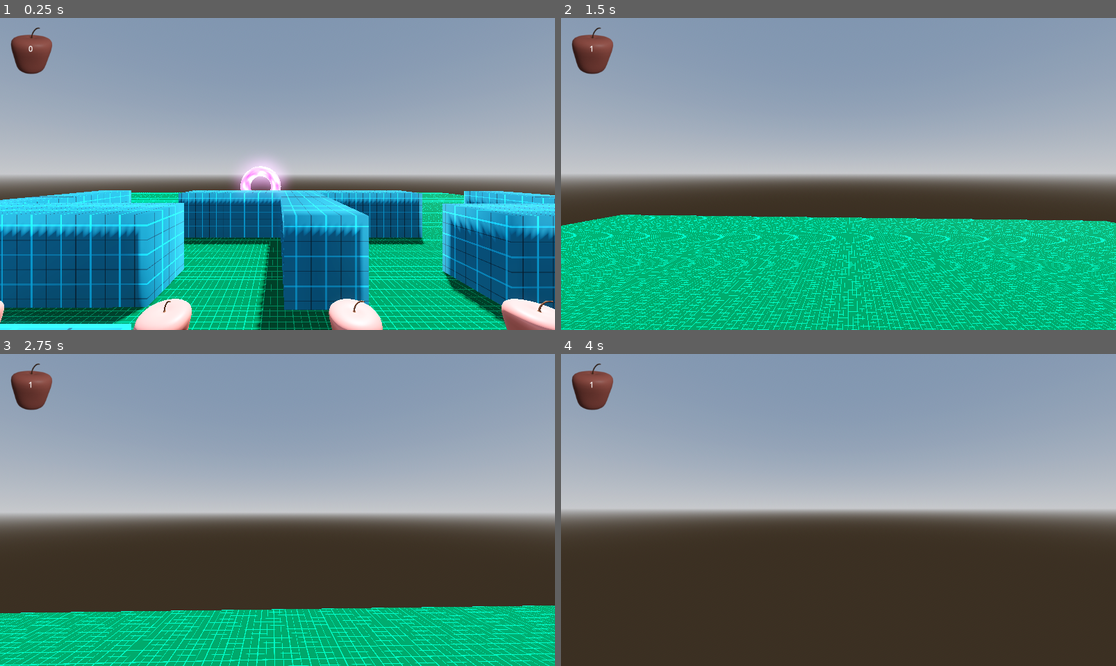
Above: before the commit, frames 1-4 (two rows, left to right).
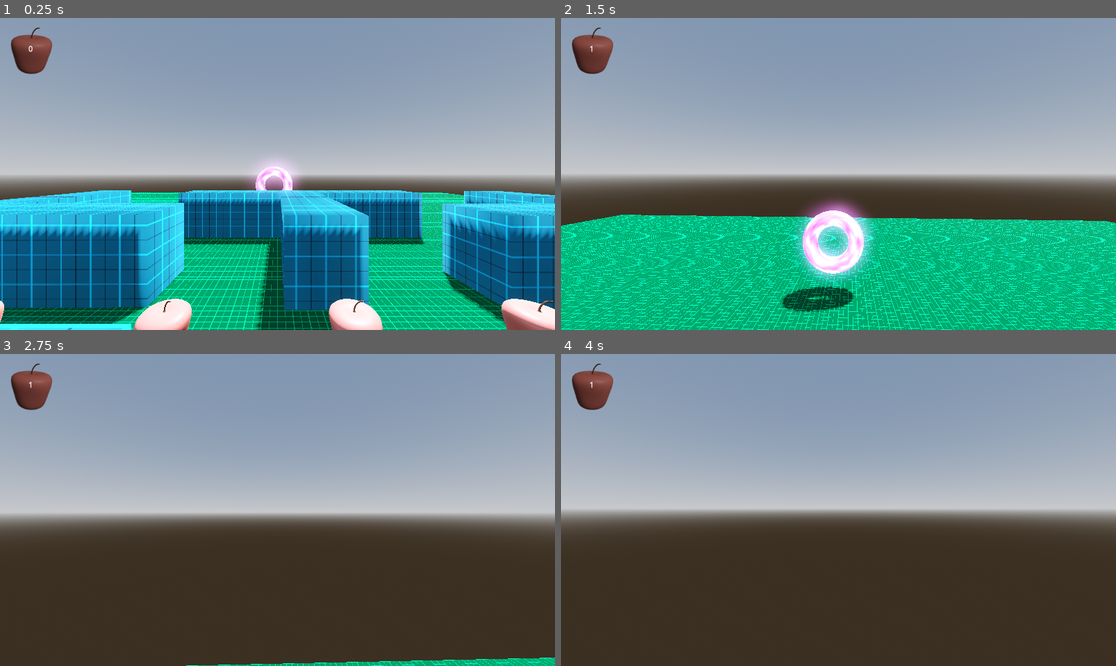
Above: after the commit, the same moments.

Repository: owenbmcc/3D_Game_Template
Game: Godot game, scene res://Scenes/Levels/pac_man_scene.tscn
Same seed, same stepped clock (60 frames per second), same inputs: the game is played once before the commit and once after it. This scene is started directly instead of the project's main scene.
Inputs (mouse positions are in pixels of both pictures, inside the frame that each line leads up to):
- Up to frame 1 (0.25 s): no input
- Up to frame 2 (1.5 s): move the mouse to (866, 174) at 0.52 s; hold W (move_forward) from 0.53 s (still down); tap F (pickup) at 0.6, 1.35 s; tap Space (jump) at 0.77 s; move the mouse to (810, 174) at 1.27 s
- Up to frame 3 (2.75 s): keep holding W (move_forward); tap Space (jump) at 1.52 s; move the mouse to (288, 503) at 2.02 s; click (288, 503) at 2.1 s; tap F (pickup) at 2.3 s
- Up to frame 4 (4 s): keep holding W (move_forward); move the mouse to (832, 516) at 2.77 s; tap F (pickup) at 2.85, 3.6 s; tap Space (jump) at 3.02, 3.77 s; tap Enter at 3.5 s; move the mouse to (877, 513) at 3.52 s

The runs differ from the first frame. In frame 1, 0.8% of the frame differs, in the area x 42-55%, y 46-58%; in frame 2, 3.9%; in frame 3, 18%, in the area x 0-100%, y 80-100%; in frame 4, nothing differs.

Commit message:
adds enemy patrol, hitbox, player attack

Diff:
--- a/Scenes/Components/ghost.tscn
+++ b/Scenes/Components/ghost.tscn
@@ -1,15 +1,24 @@
-[gd_scene load_steps=5 format=3 uid="uid://kr2wyn6vrgb3"]
+[gd_scene load_steps=9 format=3 uid="uid://kr2wyn6vrgb3"]
 
 [ext_resource type="Script" path="res://Scripts/enemy.gd" id="1_ih4s8"]
+[ext_resource type="PackedScene" uid="uid://cur5g44hr682u" path="res://Scenes/UI/splash_menu.tscn" id="2_jgd8y"]
 [ext_resource type="Material" uid="uid://01e6apmink3c" path="res://Materials/new_material.tres" id="2_x4idn"]
+[ext_resource type="AudioStream" uid="uid://pmwnihnrxd5t" path="res://Audio/pickup.wav" id="3_hsmgn"]
 
 [sub_resource type="TorusMesh" id="TorusMesh_a40jd"]
 
 [sub_resource type="SphereShape3D" id="SphereShape3D_jccpp"]
 
+[sub_resource type="BoxShape3D" id="BoxShape3D_03ycq"]
+size = Vector3(1, 1, 8.70068)
+
+[sub_resource type="BoxShape3D" id="BoxShape3D_4qiwl"]
+size = Vector3(1, 1, 0.331238)
+
 [node name="Ghost" type="CharacterBody3D" groups=["enemies"]]
 collision_layer = 32
 script = ExtResource("1_ih4s8")
+game_over_scene = ExtResource("2_jgd8y")
 
 [node name="MeshInstance3D" type="MeshInstance3D" parent="."]
 transform = Transform3D(1, 0, -1.5246e-23, -1.5246e-23, -4.37114e-08, -1, 0, 1, -4.37114e-08, 0, 1.00175, 0)
@@ -21,3 +30,28 @@
 shape = SubResource("SphereShape3D_jccpp")
 
 [node name="NavigationAgent3D" type="NavigationAgent3D" parent="."]
+
+[node name="PlayerDetect" type="Area3D" parent="."]
+transform = Transform3D(1, 0, 0, 0, 1, 0, 0, 0, 1, 0, 1.04392, 0)
+collision_layer = 64
+
+[node name="CollisionShape3D" type="CollisionShape3D" parent="PlayerDetect"]
+transform = Transform3D(1, 0, 0, 0, 1, 0, 0, 0, 1, 0, 0, -3.85034)
+shape = SubResource("BoxShape3D_03ycq")
+
+[node name="DetectSound" type="AudioStreamPlayer3D" parent="."]
+stream = ExtResource("3_hsmgn")
+volume_db = -12.0
+
+[node name="Hitbox" type="Area3D" parent="."]
+transform = Transform3D(1, 0, 0, 0, 1, 0, 0, 0, 1, 0, 0.985092, 0)
+collision_layer = 128
+collision_mask = 8
+
+[node name="CollisionShape3D" type="CollisionShape3D" parent="Hitbox"]
+transform = Transform3D(1, 0, 0, 0, 1, 0, 0, 0, 1, 0, 0, 0.02005)
+shape = SubResource("BoxShape3D_4qiwl")
+
+[connection signal="body_entered" from="PlayerDetect" to="." method="_on_player_detect_body_entered"]
+[connection signal="body_exited" from="PlayerDetect" to="." method="_on_player_detect_body_exited"]
+[connection signal="body_entered" from="Hitbox" to="." method="_on_hitbox_body_entered"]
--- a/Scenes/Levels/pac_man_scene.tscn
+++ b/Scenes/Levels/pac_man_scene.tscn
@@ -63,11 +63,41 @@
 transform = Transform3D(1, 0, 0, 0, 1, 0, 0, 0, 1, -5.04872, 1.21991, 2.18372)
 script = ExtResource("2_12xnn")
 
-[node name="Ghost" parent="Enemies" instance=ExtResource("3_ecoxq")]
+[node name="Ghost" parent="Enemies" node_paths=PackedStringArray("patrol_locations") instance=ExtResource("3_ecoxq")]
 transform = Transform3D(1, 0, 0, 0, 1, 0, 0, 0, 1, 3.05726, 0, 14.6228)
+patrol_locations = [NodePath("../Patrol1/Marker3D"), NodePath("../Patrol1/Marker3D2"), NodePath("../Patrol1/Marker3D3"), NodePath("../Patrol1/Marker3D4")]
 
-[node name="Ghost2" parent="Enemies" instance=ExtResource("3_ecoxq")]
+[node name="Patrol1" type="Node" parent="Enemies"]
+
+[node name="Marker3D" type="Marker3D" parent="Enemies/Patrol1"]
+transform = Transform3D(1, 0, 0, 0, 1, 0, 0, 0, 1, -1.95718, 1.03691, 16.7645)
+
+[node name="Marker3D2" type="Marker3D" parent="Enemies/Patrol1"]
+transform = Transform3D(1, 0, 0, 0, 1, 0, 0, 0, 1, -1.95718, 1.03691, 23.018)
+
+[node name="Marker3D3" type="Marker3D" parent="Enemies/Patrol1"]
+transform = Transform3D(1, 0, 0, 0, 1, 0, 0, 0, 1, -17.705, 1.03691, 23.018)
+
+[node name="Marker3D4" type="Marker3D" parent="Enemies/Patrol1"]
+transform = Transform3D(1, 0, 0, 0, 1, 0, 0, 0, 1, -17.705, 1.03691, 15.3093)
+
+[node name="Ghost2" parent="Enemies" node_paths=PackedStringArray("patrol_locations") instance=ExtResource("3_ecoxq")]
 transform = Transform3D(1, 0, 0, 0, 1, 0, 0, 0, 1, 4.88865, 0, -12.4284)
+patrol_locations = [NodePath("../Patrol2/Marker3D"), NodePath("../Patrol2/Marker3D2"), NodePath("../Patrol2/Marker3D3"), NodePath("../Patrol2/Marker3D4")]
+
+[node name="Patrol2" type="Node" parent="Enemies"]
+
+[node name="Marker3D" type="Marker3D" parent="Enemies/Patrol2"]
+transform = Transform3D(1, 0, 0, 0, 1, 0, 0, 0, 1, -0.429268, 0.88567, -10.357)
+
+[node name="Marker3D2" type="Marker3D" parent="Enemies/Patrol2"]
+transform = Transform3D(1, 0, 0, 0, 1, 0, 0, 0, 1, -0.429268, 0.88567, -23.3972)
+
+[node name="Marker3D3" type="Marker3D" parent="Enemies/Patrol2"]
+transform = Transform3D(1, 0, 0, 0, 1, 0, 0, 0, 1, -18.8382, 0.88567, -23.3972)
+
+[node name="Marker3D4" type="Marker3D" parent="Enemies/Patrol2"]
+transform = Transform3D(1, 0, 0, 0, 1, 0, 0, 0, 1, -18.8382, 0.88567, -9.70295)
 
 [node name="Collectibles" type="Node3D" parent="."]
 
@@ -106,6 +136,7 @@
 navigation_mesh = SubResource("NavigationMesh_6acl0")
 
 [node name="Ground" type="StaticBody3D" parent="NavigationRegion3D"]
+collision_layer = 2
 metadata/_edit_lock_ = true
 
 [node name="MeshInstance3D" type="MeshInstance3D" parent="NavigationRegion3D/Ground"]
@@ -122,6 +153,8 @@
 material_override = ExtResource("7_g3jtg")
 
 [node name="StaticBody3D" type="StaticBody3D" parent="NavigationRegion3D/pacmanmap/Plane" index="0"]
+collision_layer = 2
+collision_mask = 41
 
 [node name="CollisionShape3D" type="CollisionShape3D" parent="NavigationRegion3D/pacmanmap/Plane/StaticBody3D"]
 shape = SubResource("ConcavePolygonShape3D_d1o1c")
@@ -139,6 +172,7 @@
 
 [node name="Box" parent="." instance=ExtResource("10_y5o6b")]
 transform = Transform3D(0.871128, 0.269364, -0.410583, -0.491056, 0.47785, -0.728371, 0, 0.836123, 0.548541, 2.75541, 1.7346, 1.75426)
+collision_mask = 139
 
 [connection signal="update_console" from="Player/Camera/PickupArea" to="UI/HUD" method="_on_pickup_area_update_console"]
 [connection signal="item_collected" from="Collectibles/Collectible" to="UI/HUD" method="_on_collectible_item_collected"]
--- a/Scenes/Player.tscn
+++ b/Scenes/Player.tscn
@@ -15,6 +15,7 @@
 size = Vector3(1.8374, 2.09253, 1.35449)
 
 [node name="Player" type="CharacterBody3D"]
+collision_mask = 126
 script = ExtResource("1_qtton")
 
 [node name="MeshInstance" type="MeshInstance3D" parent="."]
--- a/Scripts/enemy.gd
+++ b/Scripts/enemy.gd
@@ -2,13 +2,58 @@
 
 @onready var nav_agent = $NavigationAgent3D
 @export var speed = 3
+@export var patrol_locations : Array[Marker3D]
+@export var game_over_scene : PackedScene
+
+var patrol_index : int = 0
+var wait_frame : bool = true
+var is_following_player : bool = false
+
+func _ready():
+	set_patrol_location()
+
+func set_patrol_location():
+	var location = patrol_locations[patrol_index].global_position
+	nav_agent.set_target_position(location)
 
 func _physics_process(delta):
+	# no navigation in the first physics frame
+	if wait_frame:
+		wait_frame = false
+		return
+
+	# if enemy gets close to patrol target, set the next target
+	if nav_agent.distance_to_target() < 1 and not is_following_player:
+		patrol_index = patrol_index + 1
+		if patrol_index >= patrol_locations.size():
+			patrol_index = 0
+		set_patrol_location()
+		return
+
+	if nav_agent.distance_to_target() < 2 and is_following_player:
+		get_tree().change_scene_to_packed(game_over_scene)
+		return
+
 	var current_location = global_transform.origin
 	var next_location = nav_agent.get_next_path_position()
 	var new_velocity = (next_location - current_location).normalized() * speed
 	velocity = new_velocity
+	look_at(current_location + new_velocity)
 	move_and_slide()
 
+# gets the player location from the nav region
 func update_target_location(target_location):
+	if not is_following_player:
+		return
 	nav_agent.set_target_position(target_location)
+
+func _on_player_detect_body_entered(body):
+	is_following_player = true
+	$DetectSound.play()
+
+func _on_player_detect_body_exited(body):
+	is_following_player = false
+	set_patrol_location()
+
+func _on_hitbox_body_entered(body):
+	queue_free()
--- a/Scripts/pickup.gd
+++ b/Scripts/pickup.gd
@@ -33,7 +33,6 @@
 
 # detect user input
 func _unhandled_input(_event):
-	print('pick 1', pickup_object)
 	# if user hits "f" or pickup button
 	if Input.is_action_just_pressed("pickup"):
 		emit_signal("update_console", "")
--- a/project.godot
+++ b/project.godot
@@ -113,6 +113,8 @@
 3d_physics/layer_4="Pickable"
 3d_physics/layer_5="PickupDetector"
 3d_physics/layer_6="Enemies"
+3d_physics/layer_7="PlayerDetector"
+3d_physics/layer_8="EnemyHitbox"
 
 [physics]
 
